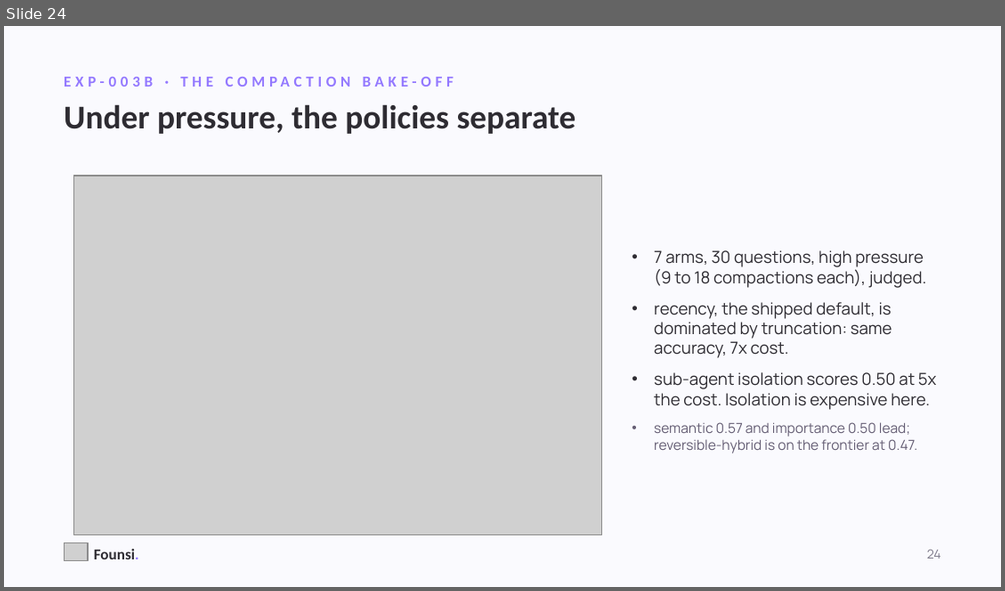
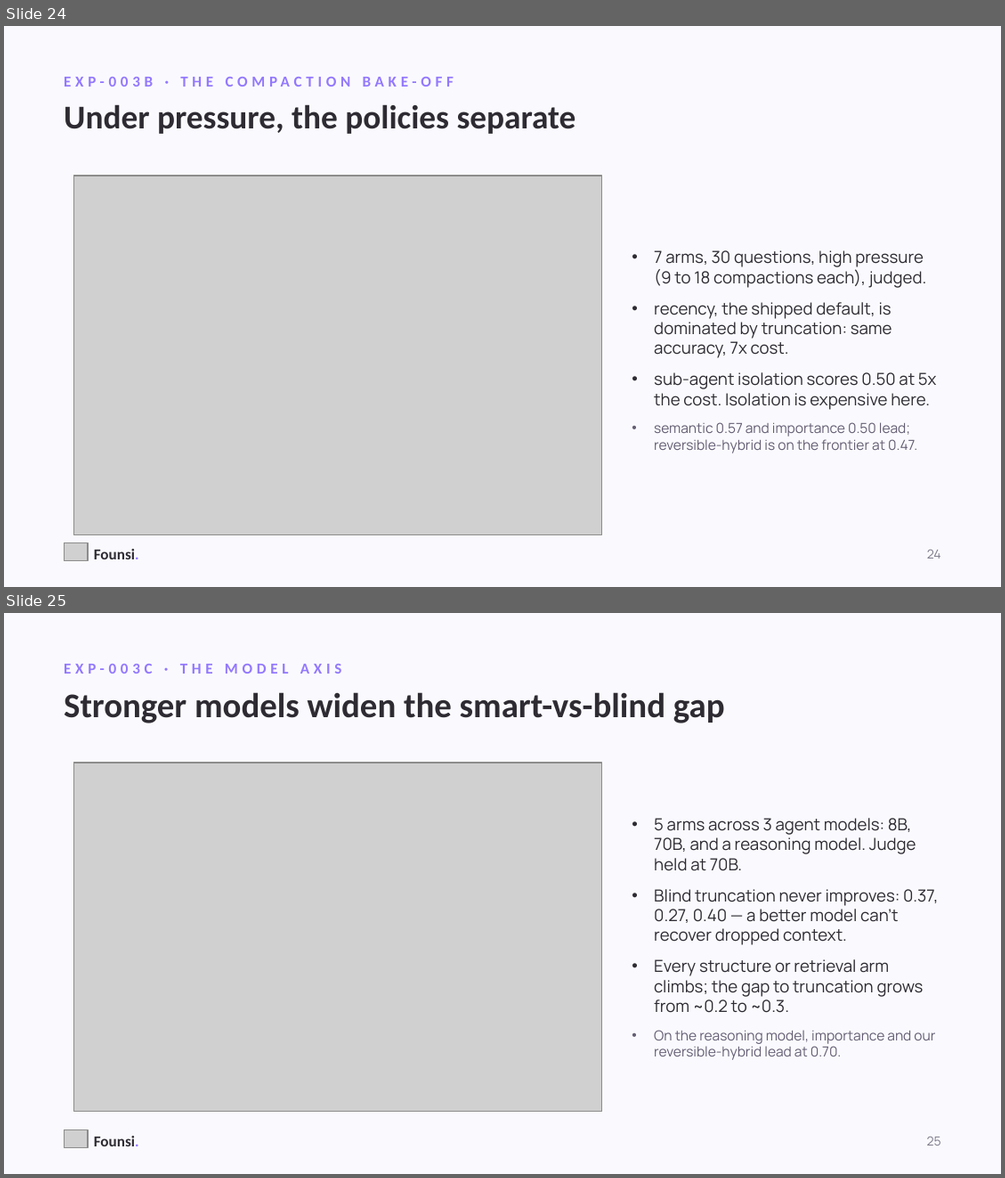
Before and after one commit to kanishkpatel1995/agent-harness, a slide deck: presentation/founsi-context-engineering.pptx. Shown one above the other, each under a label of ours: slide 24 before the commit, slides 24 and 25 after it. The pictures are 1005x591 and 1005x1178 pixels, drawn with LibreOffice and Linux fonts; fonts in the diff are those of the drawing; grey boxes stand for pictures. Boxes give left, top, right and bottom in pixels: in the first picture for what was removed or moved away, otherwise in the second. Text is boxed around its words. In the diff, an @@ line names an element or a change of style, - is before the commit and + after.

```diff
--- a/presentation/founsi-context-engineering.pptx
+++ b/presentation/founsi-context-engineering.pptx
@@ slide 25 added at <box>4,613,1001,1174</box>, background #FAFAFE @@
@@ text added at <box>64,664,341,674</box>, 11 pt, text #9378FF, bold @@
+EXP-003C · THE MODEL AXIS
@@ text added at <box>64,692,725,723</box>, 25 pt, text #2E2C32, bold @@
+Stronger models widen the smart-vs-blind gap
@@ picture added at <box>73,763,602,1111</box> @@
@@ text added at <box>654,818,938,1060</box>, 12 pt, text #2E2C32 @@
+• 5 arms across 3 agent models: 8B, 70B, and a reasoning model. Judge held at 70B.
+• Blind truncation never improves: 0.37, 0.27, 0.40 — a better model can't recover dropped context.
+• Every structure or retrieval arm climbs; the gap to truncation grows from ~0.2 to ~0.3.
+• On the reasoning model, importance and our reversible-hybrid lead at 0.70.
@@ picture added at <box>64,1129,88,1147</box> @@
@@ text added at <box>94,1135,139,1146</box>, 11 pt, text #2E2C32, bold @@
+Founsi.
@@ text added at <box>927,1136,941,1145</box>, 9 pt, text #7E7A8A @@
+25
```
Also in this commit, not shown: 3 slides changed, 1 other file.
